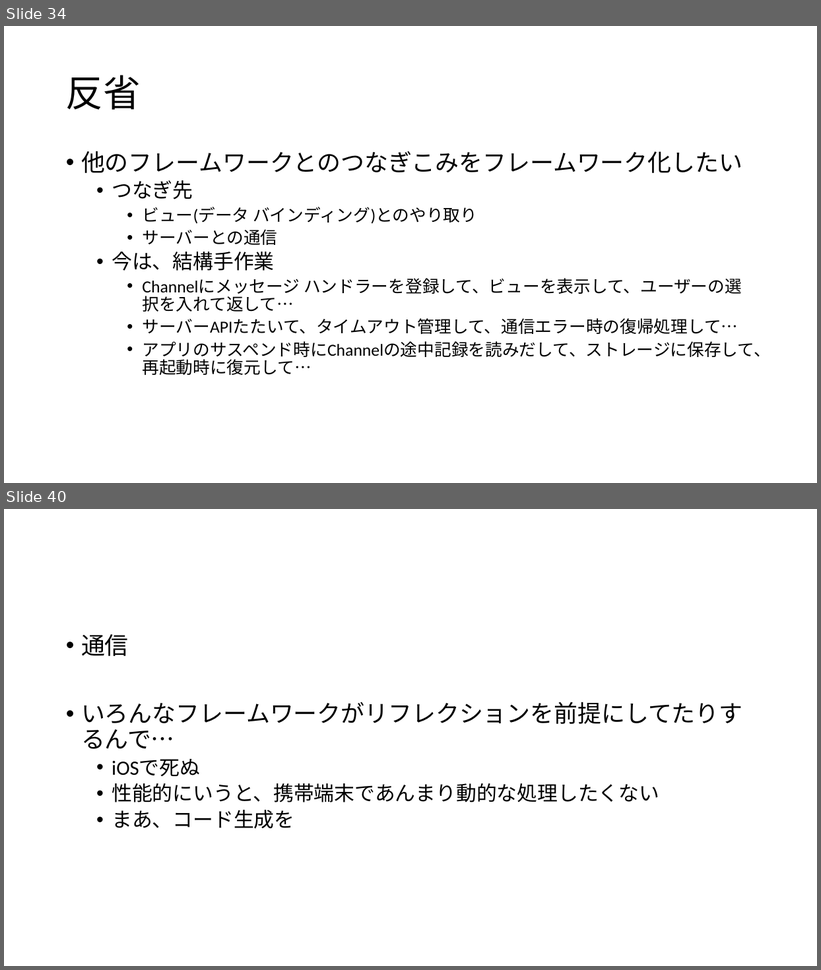
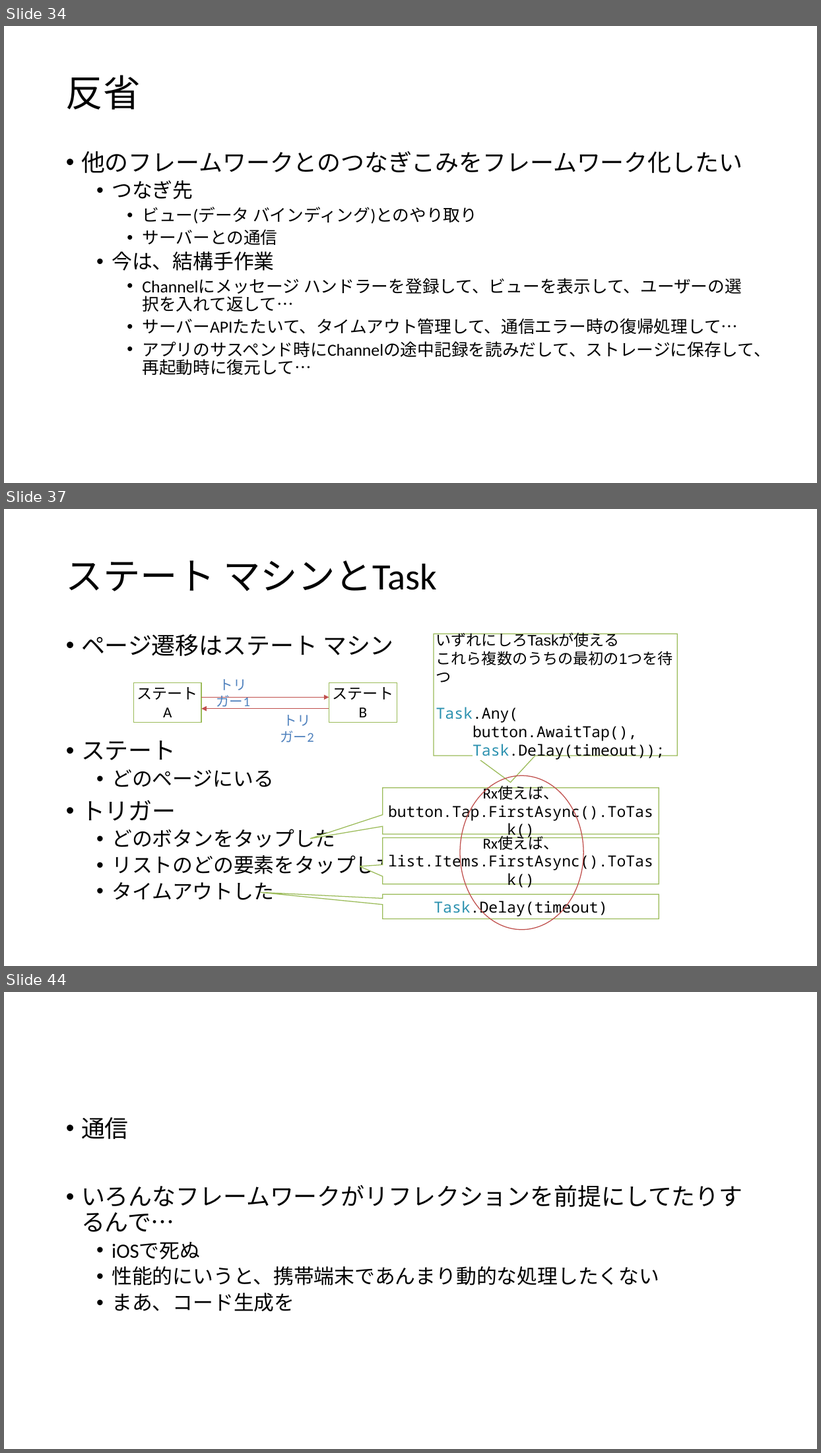
Before and after one commit to ppcuni/UnityCsharp20150321, a slide deck: doc/自社フレームワーク.pptx. Shown one above the other, each under a label of ours: slides 34 and 40 before the commit, slides 34, 37 and 44 after it; the slides between them are not shown. The pictures are 821x970 and 821x1453 pixels, drawn with LibreOffice and Linux fonts; fonts in the diff are those of the drawing. Boxes give left, top, right and bottom in pixels: in the first picture for what was removed or moved away, otherwise in the second. Text is boxed around its words. In the diff, an @@ line names an element or a change of style, - is before the commit and + after.

Commit message:
TaskNavigation の説明完成

```diff
--- a/doc/自社フレームワーク.pptx
+++ b/doc/自社フレームワーク.pptx
@@ slide 37 added at [4,509,817,966], background #FFFFFF @@
@@ title added at [66,560,437,591], 44 pt, text #000000 @@
+ステート マシンとTask
@@ text added at [81,634,396,900], 24 pt, text #000000 @@
+• ページ遷移はステート マシン
+• ステート
+  • どのページにいる
+• トリガー
+  • どのボタンをタップした
+  • リストのどの要素をタップした
+  • タイムアウトした
@@ speech box added at [434,634,678,756], fill #FFFFFF, outline #9BBB59 1 pt, 18 pt, text #000000 @@
+いずれにしろTaskが使える
+これら複数のうちの最初の1つを待つ
+Task.Any(
+button.AwaitTap(),
+Task.Delay(timeout));
@@ rectangle added at [133,683,201,722], fill #FFFFFF, outline #9BBB59 1 pt, 18 pt, text #000000 @@
+ステート
+A
@@ text added at [217,679,250,709], 16 pt, text #4F81BD @@
+トリガー1
@@ rectangle added at [329,683,397,722], fill #FFFFFF, outline #9BBB59 1 pt, 18 pt, text #000000 @@
+ステート
+B
@@ arrow added from (201, 698) to (329, 698), #C0504D 1 pt @@
@@ arrow added from (329, 709) to (201, 709), #C0504D 1 pt @@
@@ text added at [280,715,314,743], 16 pt, text #4F81BD @@
+トリガー2
@@ ellipse added at [460,776,584,931], outline #C0504D 1 pt @@
@@ speech box added at [383,788,659,834], fill #FFFFFF, outline #9BBB59 1 pt, 18 pt, text #000000 @@
+Rx使えば、
+button.Tap.FirstAsync().ToTask()
@@ speech box added at [383,838,659,884], fill #FFFFFF, outline #9BBB59 1 pt, 18 pt, text #000000 @@
+Rx使えば、
+list.Items.FirstAsync().ToTask()
@@ speech box added at [383,894,659,919], fill #FFFFFF, outline #9BBB59 1 pt, 18 pt, text #000000 @@
+Task.Delay(timeout)
@@ what was slide 40 is now slide 44 @@
```
Also in this commit, not shown: 4 slides changed, 5 other slides added, 2 slides removed.
